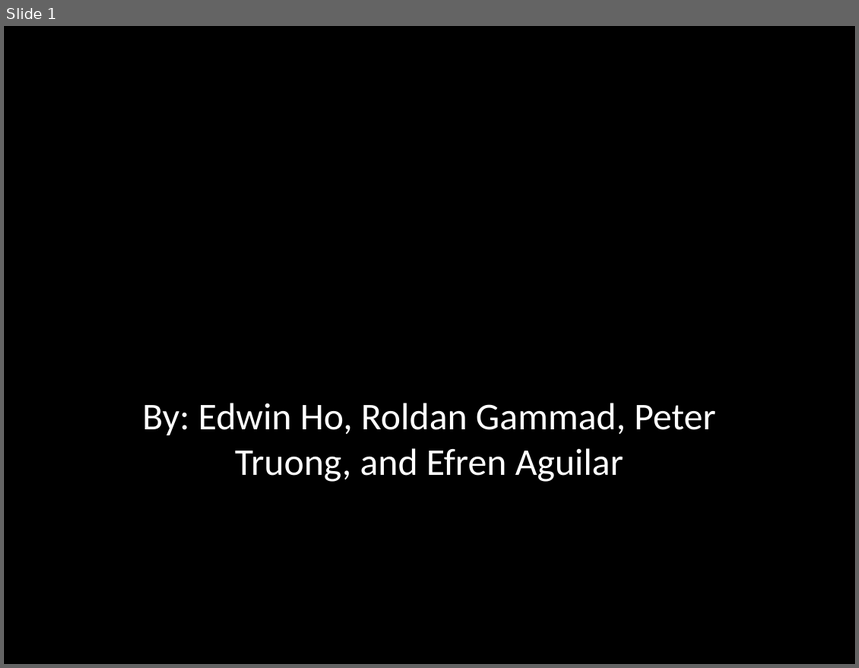
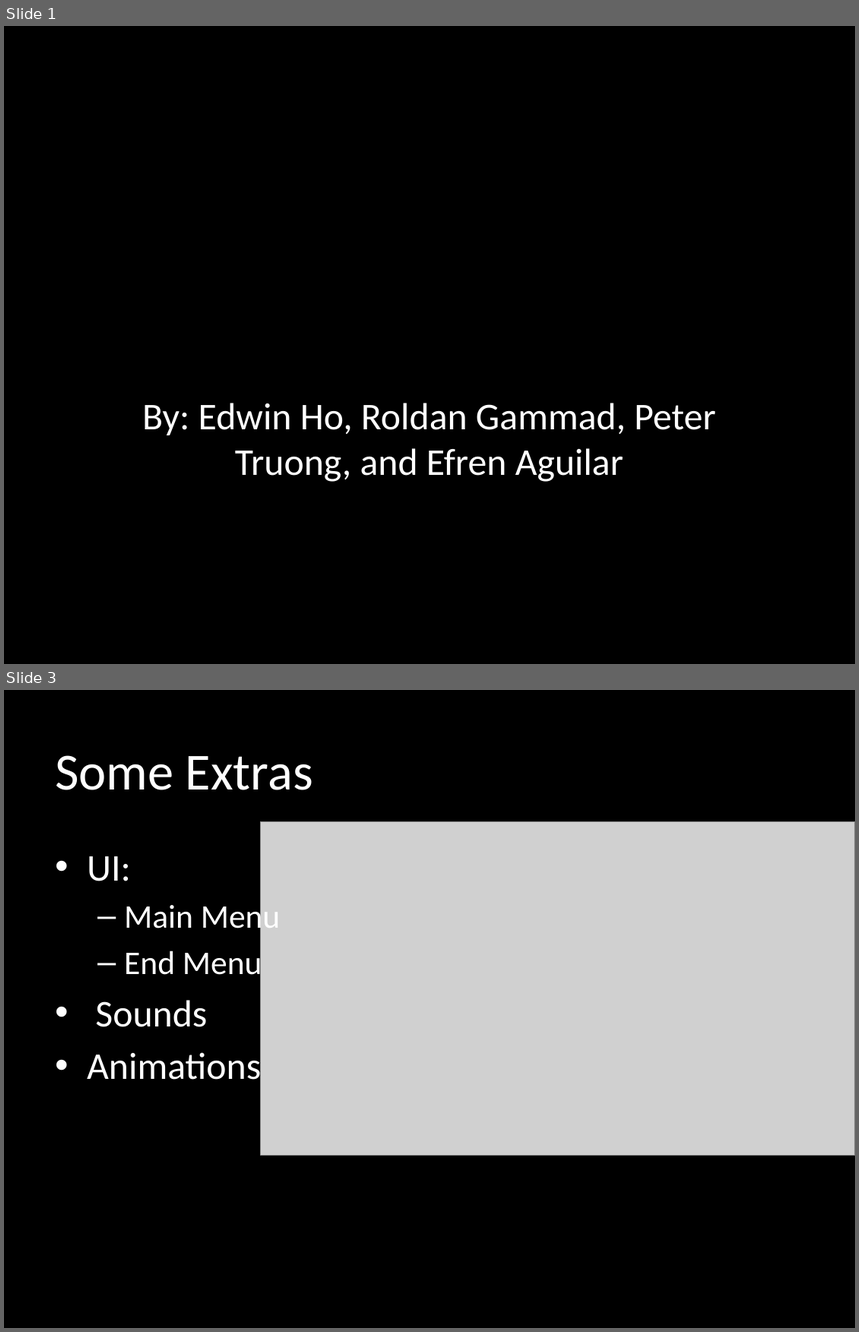
Before and after one commit to efrenaguilar95/Bombertale, a slide deck: Sprint Reports/Presentation Report 1.pptx. Shown one above the other, each under a label of ours: slide 1 before the commit, slides 1 and 3 after it; the slides between them are not shown. The pictures are 859x668 and 859x1332 pixels, drawn with LibreOffice and Linux fonts; fonts in the diff are those of the drawing; grey boxes stand for pictures; background and template pictures are left out. Boxes give left, top, right and bottom in pixels: in the first picture for what was removed or moved away, otherwise in the second. Text is boxed around its words. In the diff, an @@ line names an element or a change of style, - is before the commit and + after.

Commit message:
Added sounds to main and end and made some other edits

```diff
--- a/Sprint Reports/Presentation Report 1.pptx
+++ b/Sprint Reports/Presentation Report 1.pptx
@@ slide 3 added at (4,690,855,1328), background #000000 @@
@@ title added at (55,755,313,790), 44 pt, text #FFFFFF @@
+Some Extras
@@ picture added at (261,822,855,1156) @@
@@ text added at (87,856,281,1088), 32 pt, text #FFFFFF @@
+• UI:
+  – Main Menu
+  – End Menu
+• Sounds
+• Animations
```
Also in this commit, not shown: 1 slide changed, 1 slide removed, 7 other files.
